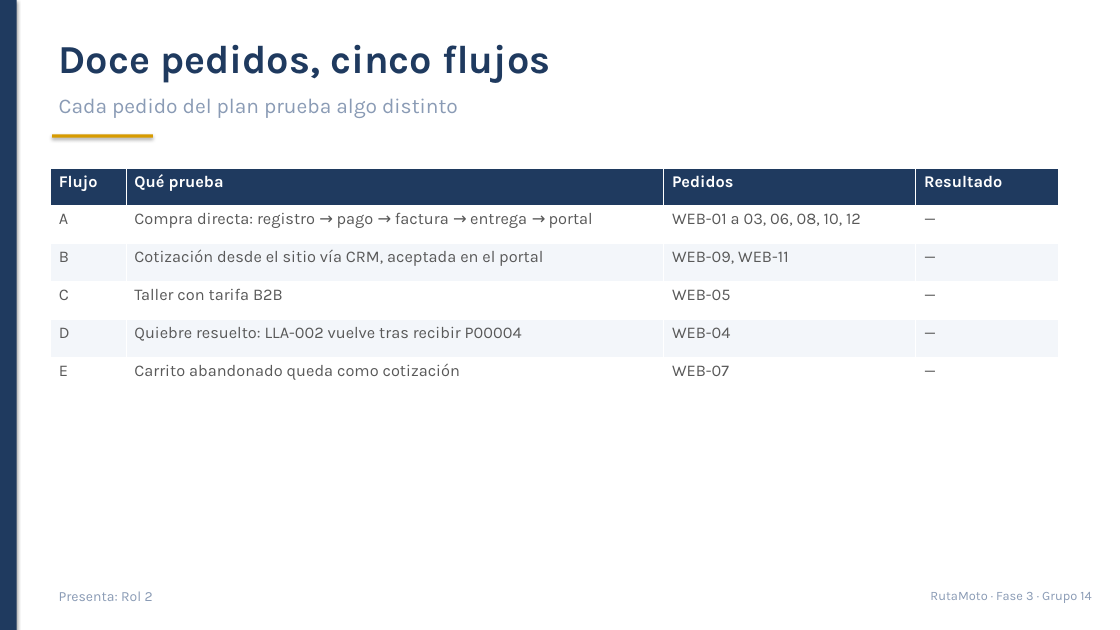
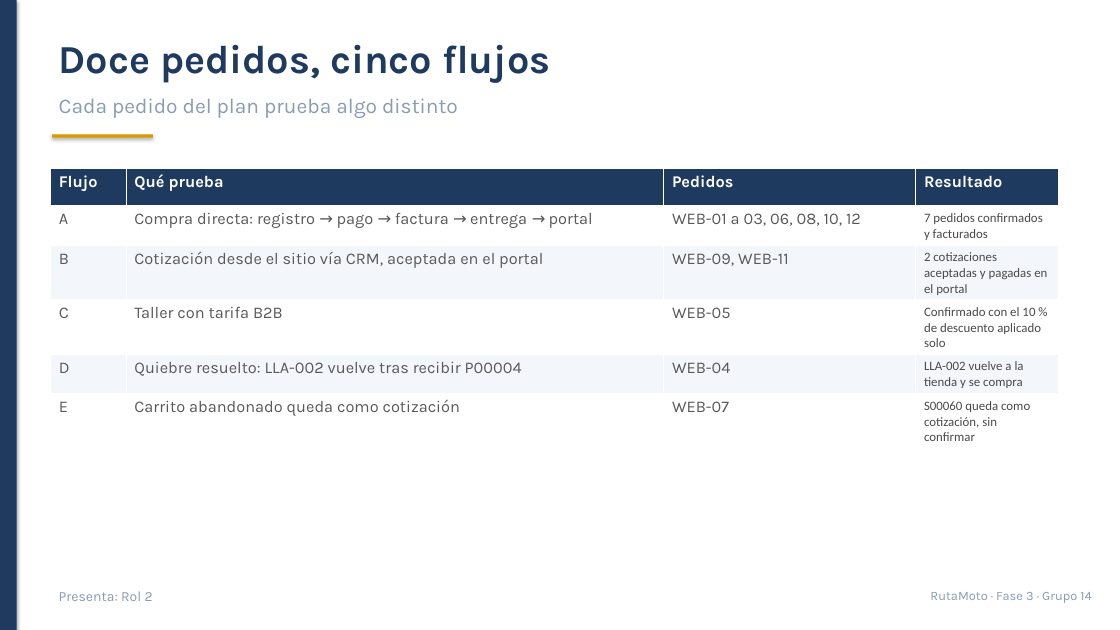
Before and after one commit to Santiago78op/SOG-G14-Proyecto, a slide deck: slide 8 of Entrega_Fase3_Grupo14/5_Presentacion/Presentacion_Fase3_Grupo14.pptx. Drawn at 1120x630 pixels with LibreOffice and Linux fonts; fonts in the diff are those of the drawing. Boxes give left, top, right and bottom in pixels: in the first picture for what was removed or moved away, otherwise in the second. Text is boxed around its words. In the diff, an @@ line names an element or a change of style, - is before the commit and + after.

```diff
--- a/Entrega_Fase3_Grupo14/5_Presentacion/Presentacion_Fase3_Grupo14.pptx
+++ b/Entrega_Fase3_Grupo14/5_Presentacion/Presentacion_Fase3_Grupo14.pptx
@@ table at bbox=[50, 168, 1059, 445] @@
-row 2, column 4: —
+row 2, column 4: 7 pedidos confirmados y facturados
-row 3, column 4: —
+row 3, column 4: 2 cotizaciones aceptadas y pagadas en el portal
-row 4, column 4: —
+row 4, column 4: Confirmado con el 10 % de descuento aplicado solo
-row 5, column 4: —
+row 5, column 4: LLA-002 vuelve a la tienda y se compra
-row 6, column 4: —
+row 6, column 4: S00060 queda como cotización, sin confirmar
```
Also in this commit, not shown: 8 other slides changed, 26 other files.
